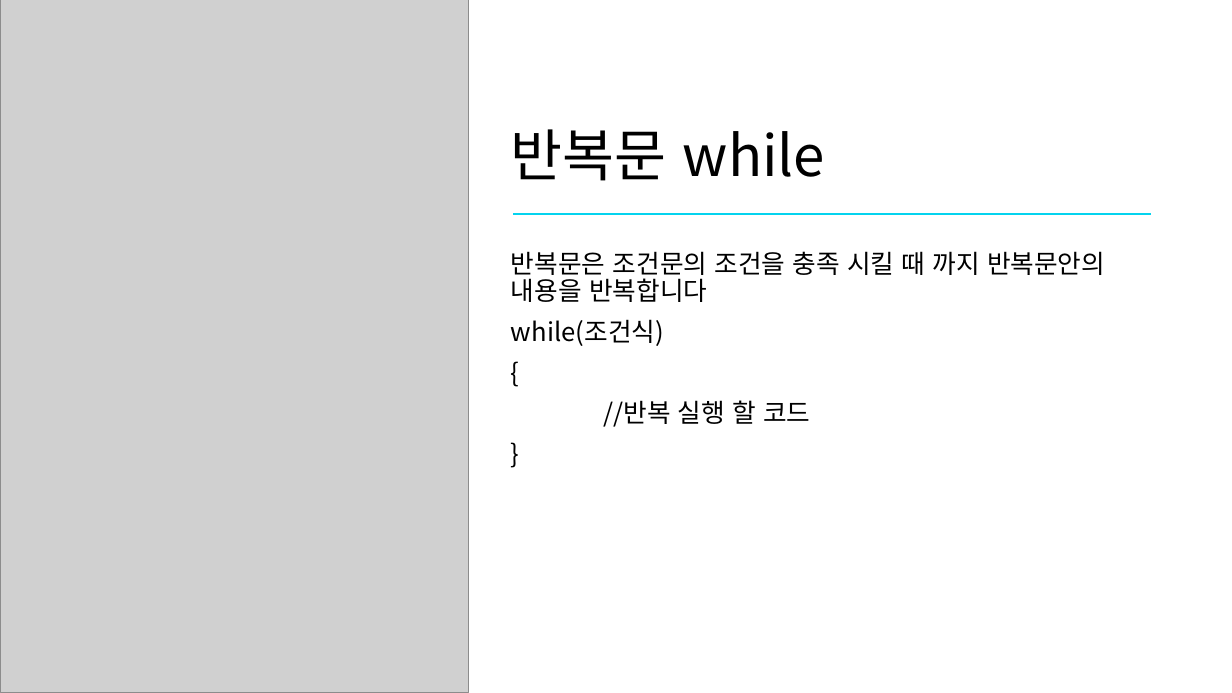
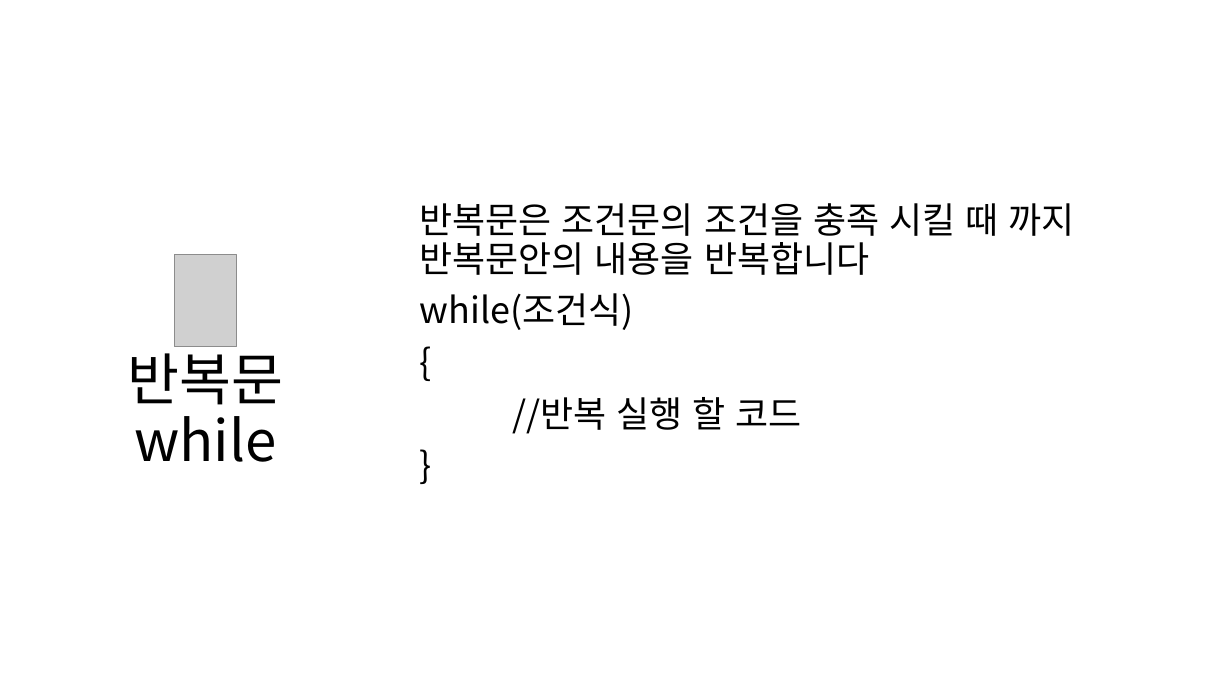
Before and after one commit to kjh99660/Study_powerpoint, a slide deck: slide 14 of c# 스터디 2주 차.pptx. Drawn at 1232x693 pixels with LibreOffice and Linux fonts; fonts in the diff are those of the drawing; grey boxes stand for pictures. Boxes give left, top, right and bottom in pixels: in the first picture for what was removed or moved away, otherwise in the second. Text is boxed around its words. In the diff, an @@ line names an element or a change of style, - is before the commit and + after.

Commit message:
1,2주차 스터디 ppt 내용 수정 개용 내용 추가

```diff
--- a/c# 스터디 2주 차.pptx
+++ b/c# 스터디 2주 차.pptx
@@ text "반복문은 조건문의 조건을 충족 시킬 ...": place and size @@
-text "반복문은 조건문의 조건을 충족 시킬 ..." at box(511, 251, 1105, 427)
+text "반복문은 조건문의 조건을 충족 시킬 ..." at box(420, 203, 1074, 434)
@@ text "반복문은 조건문의 조건을 충족 시킬 ..." at box(420, 203, 1074, 434): size 20 to 28 pt; vertical alignment top to middle @@
@@ line removed from (514, 213) to (1152, 213) @@
@@ picture: place and size @@
-picture at box(0, 0, 469, 693)
+picture at box(174, 255, 237, 348)
@@ title "반복문 while": place and size @@
-title "반복문 while" at box(511, 129, 825, 181)
+title "반복문 while" at box(127, 343, 283, 462)
@@ title "반복문 while" at box(127, 343, 283, 462): alignment left to centre; vertical alignment bottom to top @@
```
Also in this commit, not shown: 7 other slides changed, 3 slides added, 4 other files.
